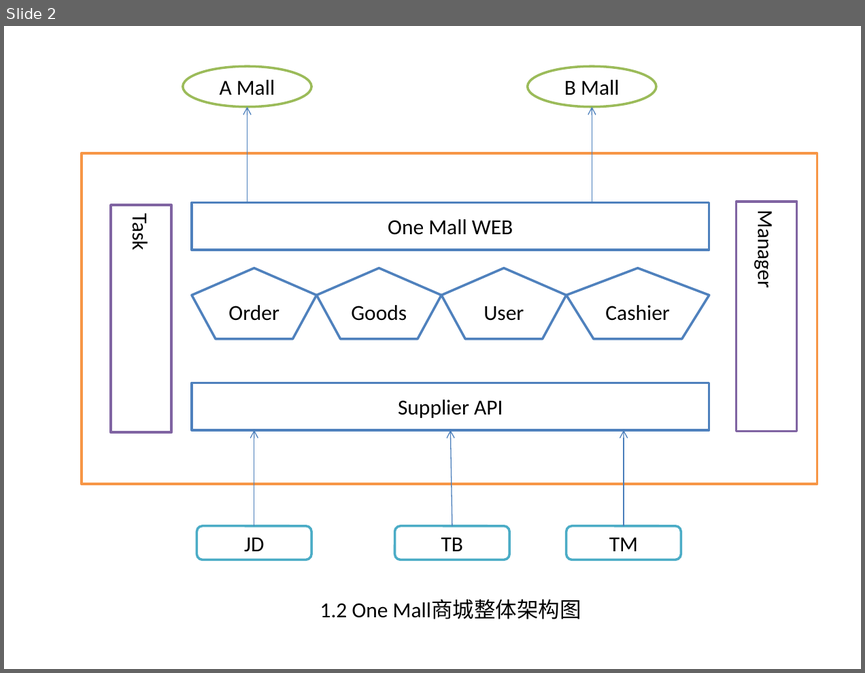
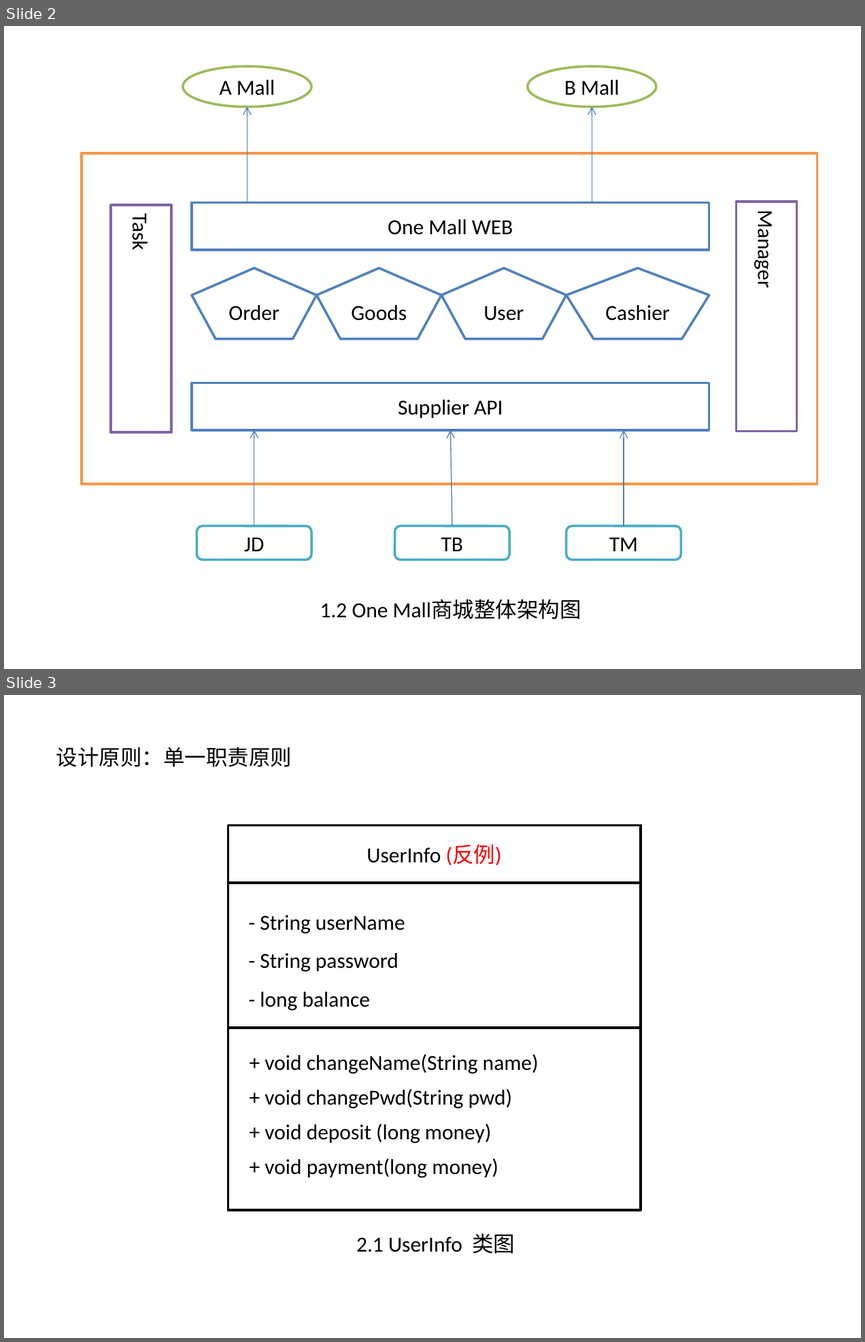
Before and after one commit to zdRan/OneMall, a slide deck: img/可编辑图片.pptx. Shown one above the other, each under a label of ours: slide 2 before the commit, slides 2 and 3 after it. The pictures are 865x673 and 865x1342 pixels, drawn with LibreOffice and Linux fonts; fonts in the diff are those of the drawing. Boxes give left, top, right and bottom in pixels: in the first picture for what was removed or moved away, otherwise in the second. Text is boxed around its words. In the diff, an @@ line names an element or a change of style, - is before the commit and + after.

Commit message:
添加设计原则

```diff
--- a/img/可编辑图片.pptx
+++ b/img/可编辑图片.pptx
@@ slide 3 added at <box>4,695,861,1338</box>, background #FFFFFF @@
@@ text added at <box>56,747,292,767</box>, 18 pt, text #000000 @@
+设计原则：单一职责原则
@@ group added at <box>228,826,640,1210</box>: 7 texts, 3 rectangles @@
+UserInfo (反例)
+- String userName
+- String password
+- long balance
++ void changeName(String name)
++ void changePwd(String pwd)
++ void deposit (long money)
++ void payment(long money)
@@ text added at <box>356,1233,515,1253</box>, 18 pt, text #000000 @@
+2.1 UserInfo 类图
```
Also in this commit, not shown: 1 other slide added, 2 other files.
